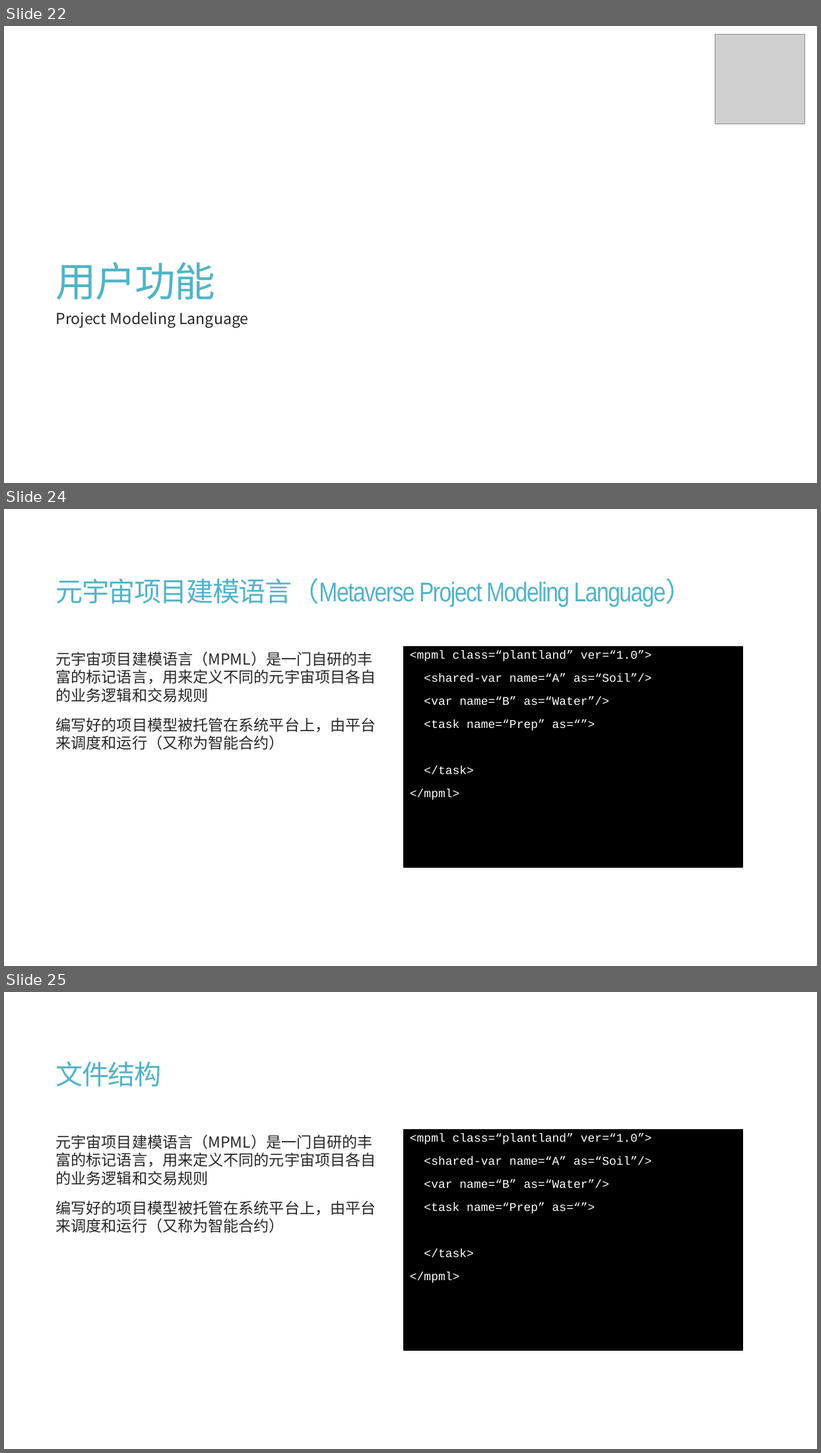
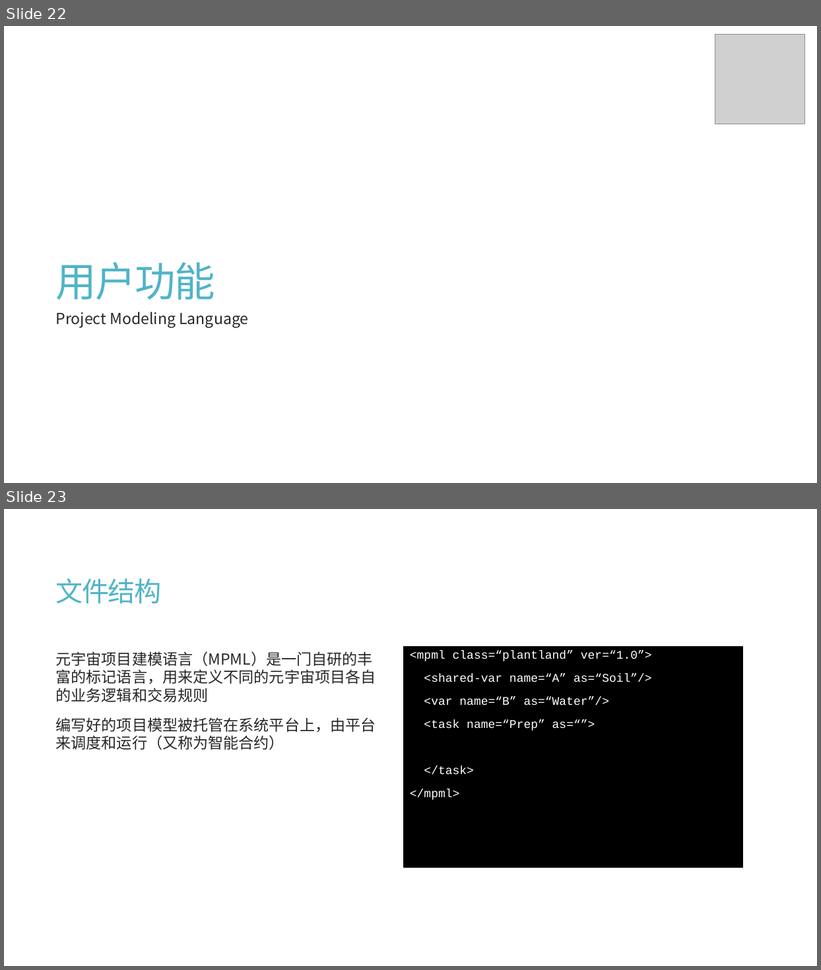
Before and after one commit to calcyu/chainway, a slide deck: Docs/城乡元宇宙服务器.pptx. Shown one above the other, each under a label of ours: slides 22, 24 and 25 before the commit, slides 22 and 23 after it; the slides between them are not shown. The pictures are 821x1453 and 821x970 pixels, drawn with LibreOffice and Linux fonts; fonts in the diff are those of the drawing; grey boxes stand for pictures. Boxes give left, top, right and bottom in pixels: in the first picture for what was removed or moved away, otherwise in the second. Text is boxed around its words. In the diff, an @@ line names an element or a change of style, - is before the commit and + after.

```diff
--- a/Docs/城乡元宇宙服务器.pptx
+++ b/Docs/城乡元宇宙服务器.pptx
@@ slide 24 removed at [4,509,817,966], background #FFFFFF @@
@@ title removed at [56,578,693,607] @@
-元宇宙项目建模语言（Metaverse Project Modeling Language）
@@ text removed at [404,647,743,867] @@
-<mpml class=“plantland” ver=“1.0”>
-<shared-var name=“A” as=“Soil”/>
-<var name=“B” as=“Water”/>
-<task name=“Prep” as=“”>
-</task>
-</mpml>
@@ text removed at [56,652,376,750] @@
-元宇宙项目建模语言（MPML）是一门自研的丰富的标记语言，用来定义不同的元宇宙项目各自的业务逻辑和交易规则
-编写好的项目模型被托管在系统平台上，由平台来调度和运行（又称为智能合约）
@@ what was slide 25 is now slide 23 @@
```
Also in this commit, not shown: 8 slides changed, 1 slide added, 2 other slides removed, 13 other files.
